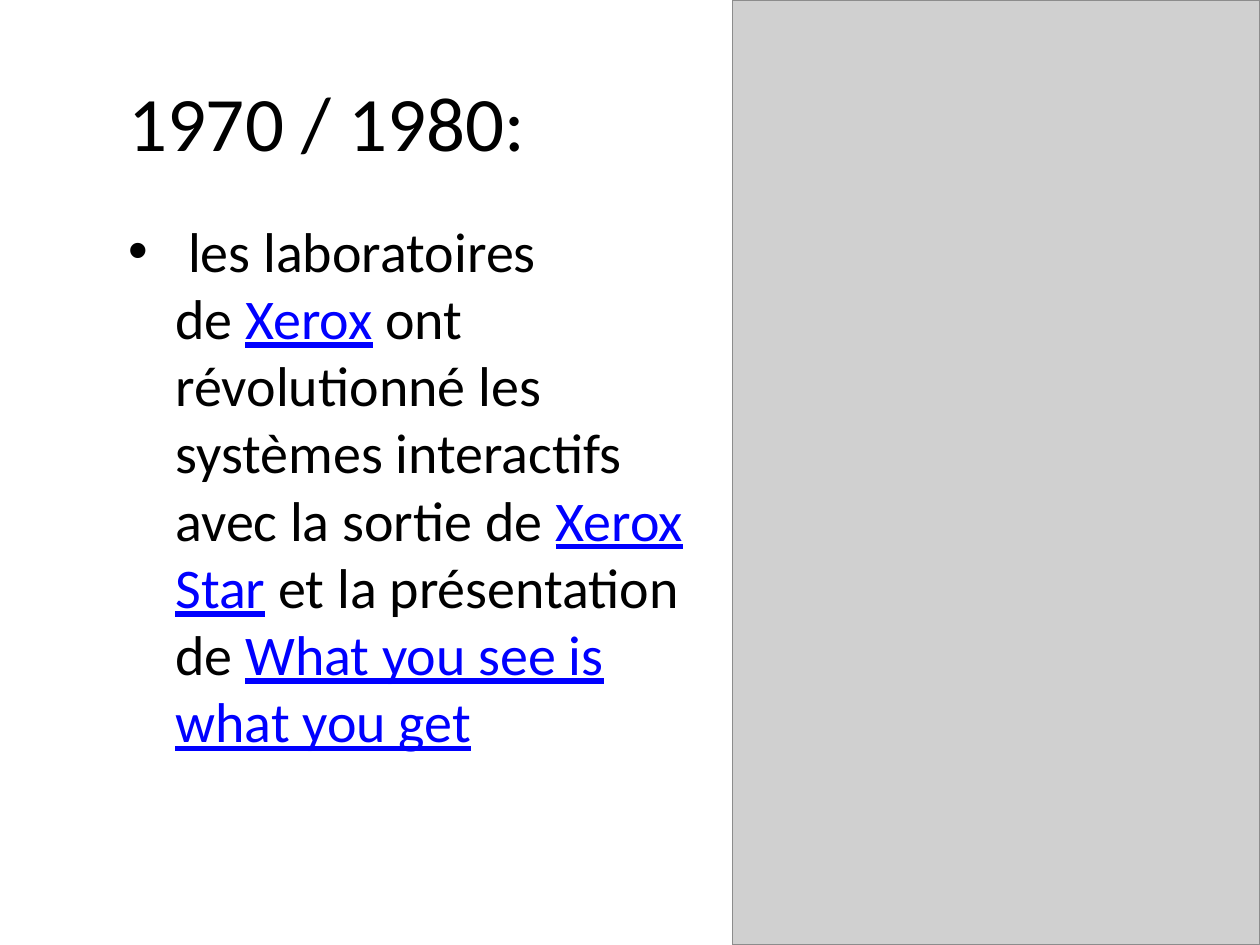
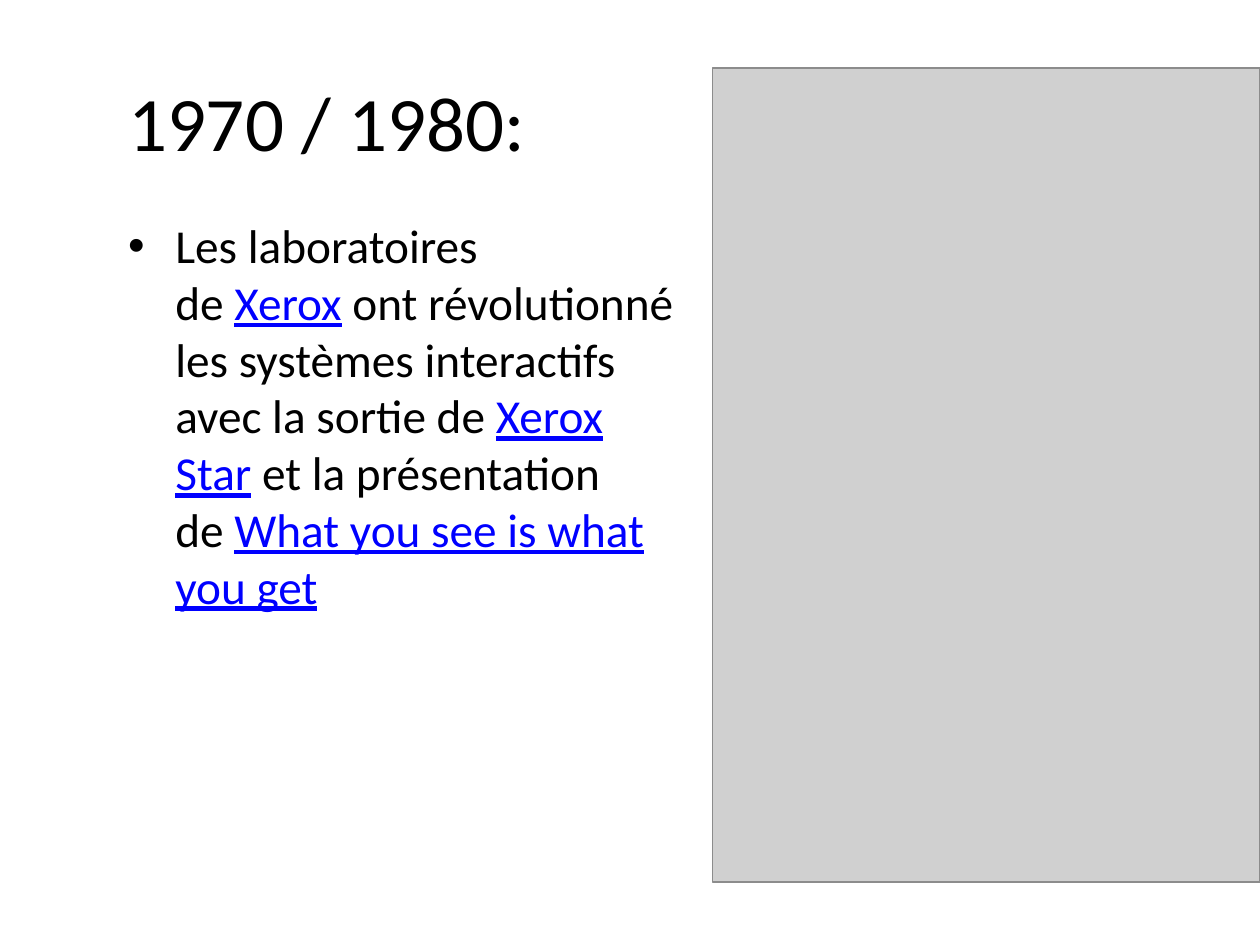
Before and after one commit to LucNtonga/IHM, a slide deck: slide 7 of INTERFACE.pptx. Drawn at 1260x945 pixels with LibreOffice and Linux fonts; fonts in the diff are those of the drawing; grey boxes stand for pictures; background and template pictures are left out. Boxes give left, top, right and bottom in pixels: in the first picture for what was removed or moved away, otherwise in the second. Text is boxed around its words. In the diff, an @@ line names an element or a change of style, - is before the commit and + after.

Commit message:
ajout image+
nouvel ajout image

```diff
--- a/INTERFACE.pptx
+++ b/INTERFACE.pptx
@@ picture resized from (x1=732, y1=0, x2=1260, y2=945) to (x1=713, y1=68, x2=1260, y2=882) @@
@@ text at (x1=175, y1=230, x2=673, y2=612): text changed; size 32 to 27 pt @@
-• les laboratoires de Xerox ont révolutionné les systèmes interactifs avec la sortie de Xerox Star et la présentation de What you see is what you get
+• Les laboratoires de Xerox ont révolutionné les systèmes interactifs avec la sortie de Xerox Star et la présentation de What you see is what you get
```
Also in this commit, not shown: 3 other slides changed.
